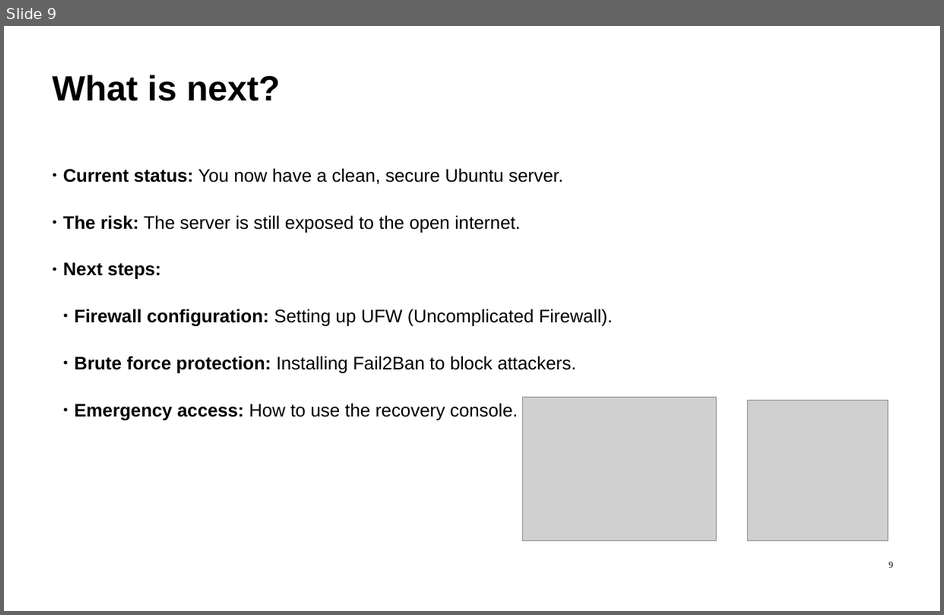
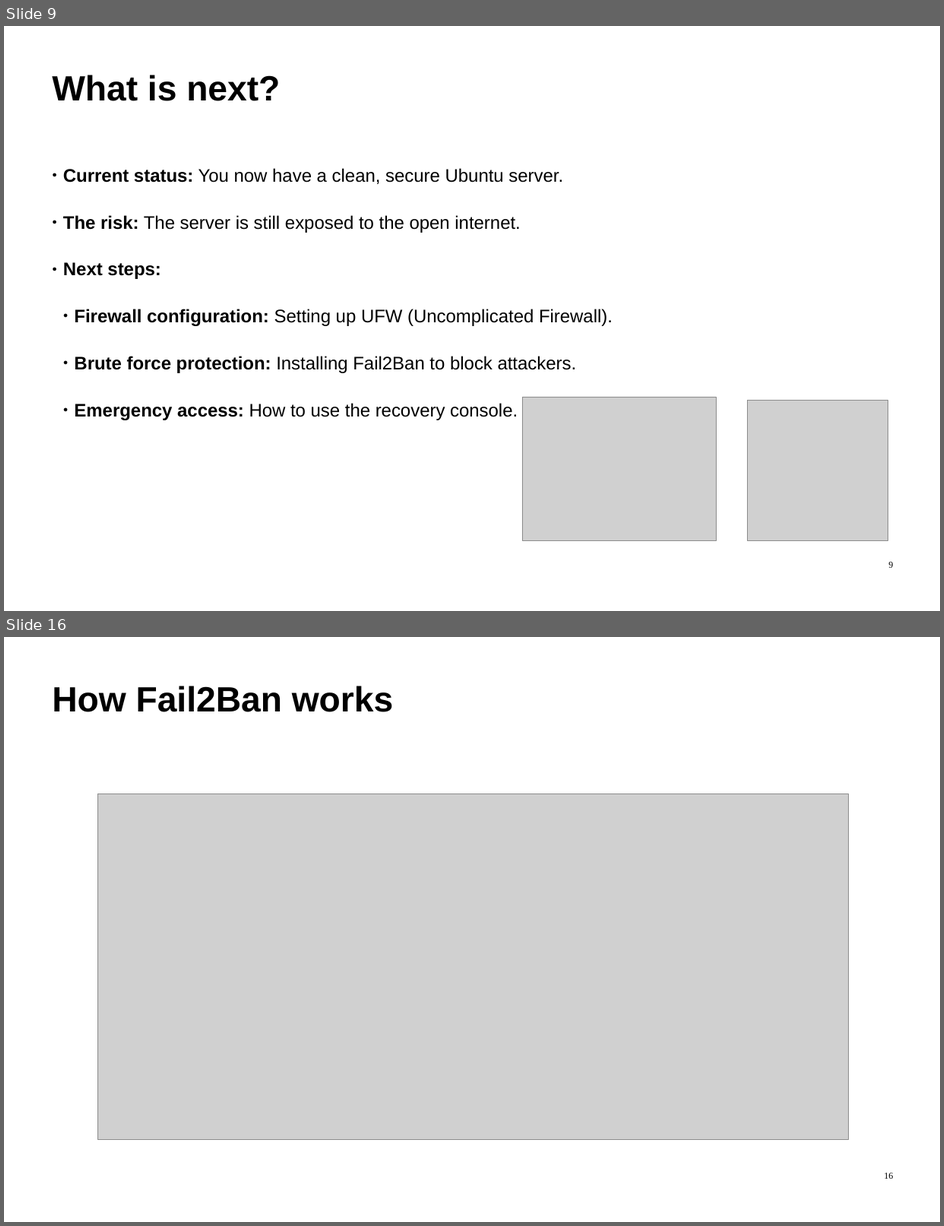
Before and after one commit to ImadSaddik/FullStackDeploymentHandbook, a slide deck: course-assets/slides/full_stack_deployment_guide.odp. Shown one above the other, each under a label of ours: slide 9 before the commit, slides 9 and 16 after it; the slides between them are not shown. The pictures are 944x615 and 944x1226 pixels, drawn with LibreOffice and Linux fonts; fonts in the diff are those of the drawing; grey boxes stand for pictures. Boxes give left, top, right and bottom in pixels: in the first picture for what was removed or moved away, otherwise in the second. Text is boxed around its words. In the diff, an @@ line names an element or a change of style, - is before the commit and + after.

```diff
--- a/course-assets/slides/full_stack_deployment_guide.odp
+++ b/course-assets/slides/full_stack_deployment_guide.odp
@@ slide 16 added at <box>4,637,940,1222</box>, background #FFFFFF @@
@@ text added at <box>52,686,393,712</box>, 54 pt, text #000000, bold @@
+How Fail2Ban works
@@ picture added at <box>97,794,848,1139</box> @@
@@ page number added at <box>884,1173,893,1179</box>, 14 pt, text #000000 @@
+16
```
Also in this commit, not shown: 6 other slides added, 1 other file.
